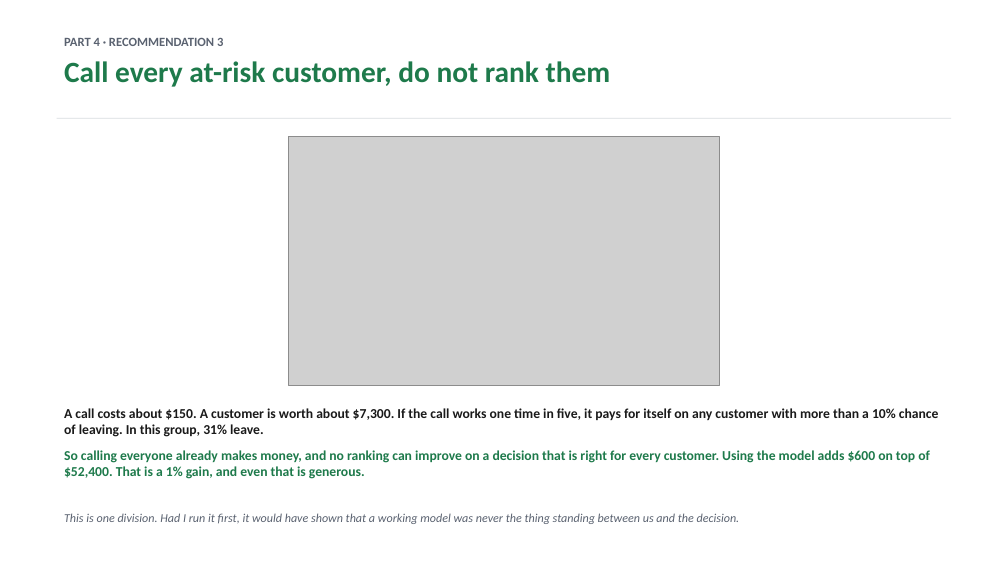
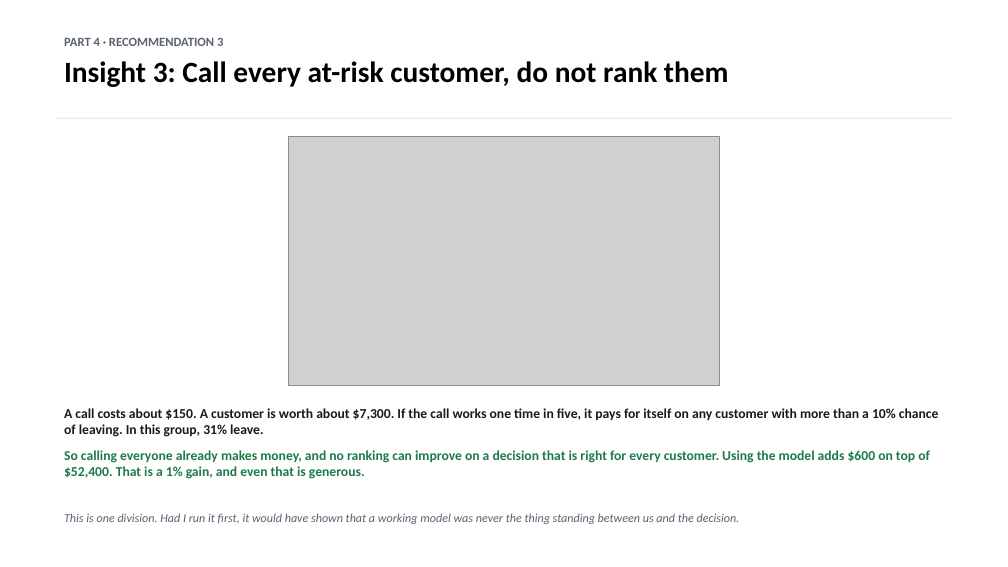
Before and after one commit to dmitriyratu/avepoint-churn-case-study, a slide deck: slide 16 of outputs/decks/AvePoint_Case_Study.pptx. Drawn at 1008x567 pixels with LibreOffice and Linux fonts; fonts in the diff are those of the drawing; grey boxes stand for pictures. Boxes give left, top, right and bottom in pixels: in the first picture for what was removed or moved away, otherwise in the second. Text is boxed around its words. In the diff, an @@ line names an element or a change of style, - is before the commit and + after.

Commit message:
Enhance data exploration and visualization in presentation materials
- Updated `build_new_slides.py` to include a new section on data exploration, highlighting the lack of standout customer segments when tested against chance.
- Revised `fig_feature_catalogue.py` to improve feature descriptions and streamline the code structure.
- Enhanced `fig_segment_shuffle_html.py` with additional variables for analysis and improved visual layout for better clarity.
- Updated HTML and PNG outputs to reflect the latest changes in the data exploration findings.

These modifications aim to provide clearer insights into customer behavior and improve the overall presentation quality.

```diff
--- a/outputs/decks/AvePoint_Case_Study.pptx
+++ b/outputs/decks/AvePoint_Case_Study.pptx
@@ text at box(64, 61, 729, 87): text changed; text colour #1E7A4B to #000000 @@
-Call every at-risk customer, do not rank them
+Insight 3: Call every at-risk customer, do not rank them
```
Also in this commit, not shown: 8 other slides changed, 1 slide added, 1 slide removed, 13 other files.
